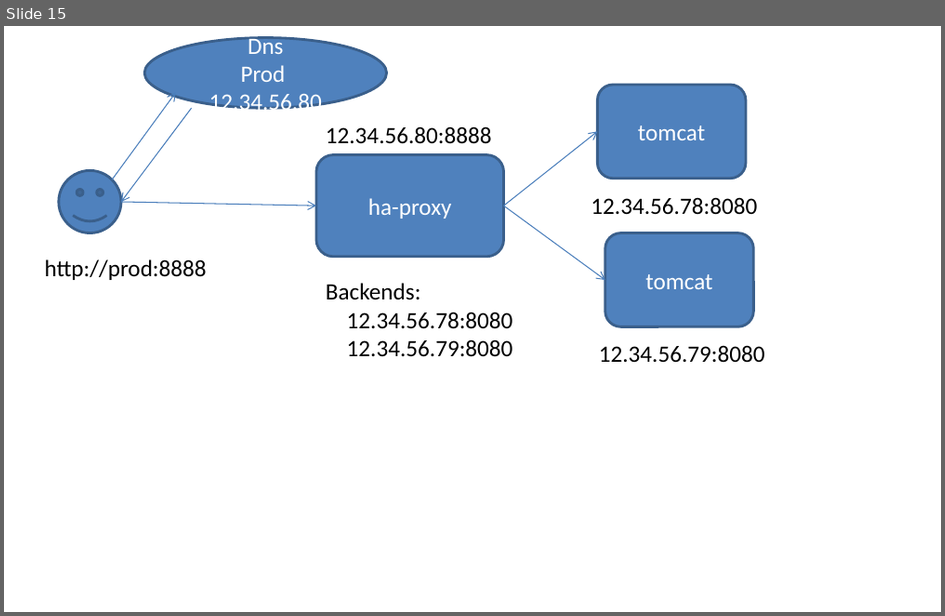
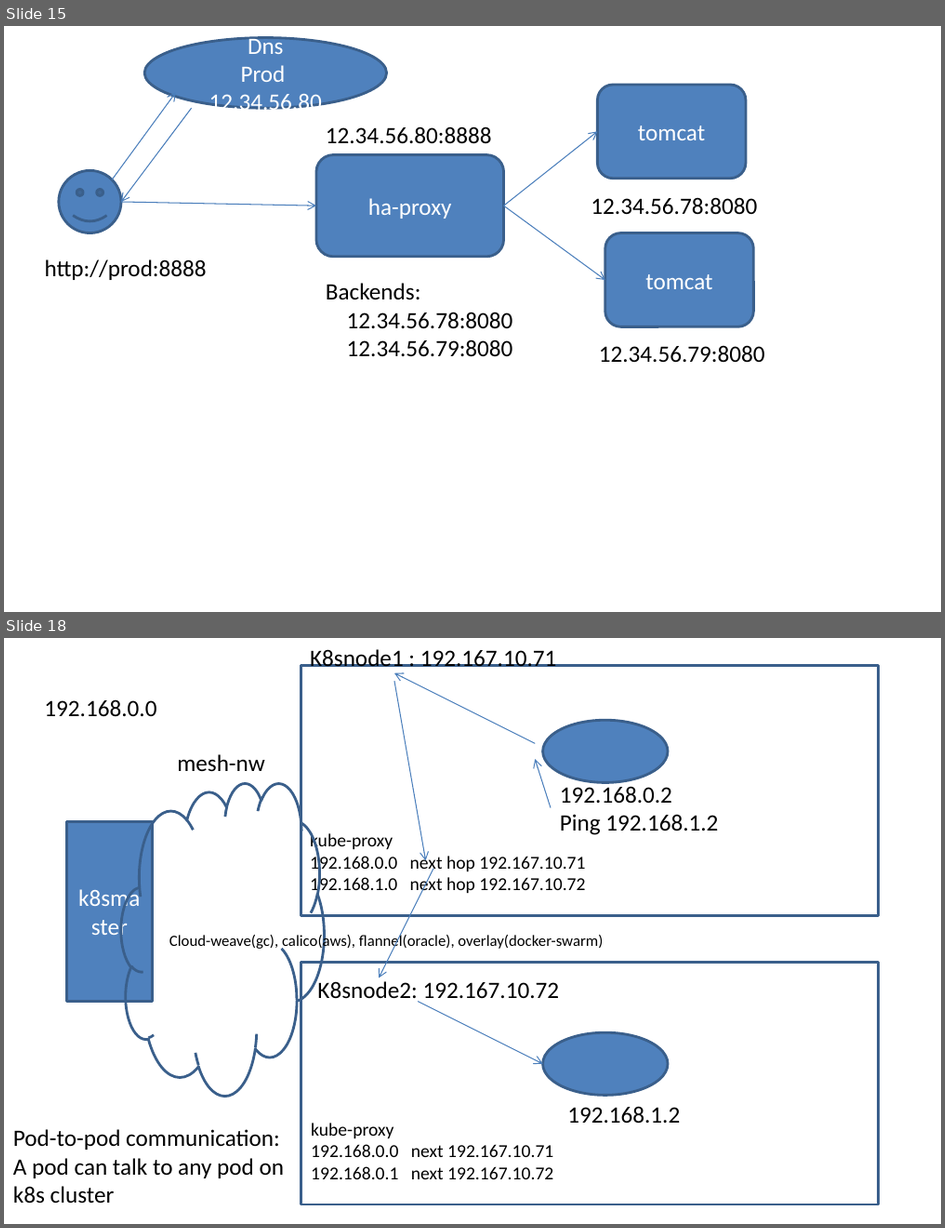
Before and after one commit to AdityaSP/ora-jul15-dock-kube, a slide deck: rough-diag.pptx. Shown one above the other, each under a label of ours: slide 15 before the commit, slides 15 and 18 after it; the slides between them are not shown. The pictures are 945x616 and 945x1228 pixels, drawn with LibreOffice and Linux fonts; fonts in the diff are those of the drawing. Boxes give left, top, right and bottom in pixels: in the first picture for what was removed or moved away, otherwise in the second. Text is boxed around its words. In the diff, an @@ line names an element or a change of style, - is before the commit and + after.

Commit message:
day4 end

```diff
--- a/rough-diag.pptx
+++ b/rough-diag.pptx
@@ slide 18 added at (4,638,941,1224), background #FFFFFF @@
@@ rectangle added at (302,665,879,915), outline #3A5F8C 2 pt @@
@@ text added at (310,649,557,667), 18 pt, text #000000 @@
+K8snode1 : 192.167.10.71
@@ arrow added from (536, 743) to (395, 673), #4B7EBC 0.75 pt @@
@@ arrow added from (395, 681) to (426, 861), #4B7EBC 0.75 pt @@
@@ text added at (44,699,157,716), 18 pt, text #000000 @@
+192.168.0.0
@@ ellipse added at (543,721,668,783), fill #4F81BD, outline #3A5F8C 2 pt @@
@@ text added at (177,754,264,772), 18 pt, text #000000 @@
+mesh-nw
@@ arrow added from (551, 807) to (536, 759), #4B7EBC 0.75 pt @@
@@ cloud added at (121,782,325,1095), outline #3A5F8C 2 pt @@
@@ text added at (560,783,718,835), 18 pt, text #000000 @@
+192.168.0.2
+Ping 192.168.1.2
@@ rectangle added at (67,822,153,1002), fill #4F81BD, outline #3A5F8C 2 pt, 18 pt, text #FFFFFF @@
+k8smaster
@@ text added at (310,831,585,896), 14 pt, text #000000 @@
+kube-proxy
+192.168.0.0 next hop 192.167.10.71
+192.168.1.0 next hop 192.167.10.72
@@ arrow added from (434, 869) to (379, 977), #4B7EBC 0.75 pt @@
@@ text added at (170,933,603,950), 12 pt, text #000000 @@
+Cloud-weave(gc), calico(aws), flannel(oracle), overlay(docker-swarm)
@@ rectangle added at (302,963,879,1204), outline #3A5F8C 2 pt @@
@@ text added at (317,978,560,998), 18 pt, text #000000 @@
+K8snode2: 192.167.10.72
@@ arrow added from (419, 1002) to (543, 1064), #4B7EBC 0.75 pt @@
@@ ellipse added at (543,1032,668,1096), fill #4F81BD, outline #3A5F8C 2 pt @@
@@ text added at (568,1106,680,1123), 18 pt, text #000000 @@
+192.168.1.2
@@ text added at (13,1129,285,1203), 18 pt, text #000000 @@
+Pod-to-pod communication:
+A pod can talk to any pod on k8s cluster
@@ text added at (311,1123,554,1179), 14 pt, text #000000 @@
+kube-proxy
+192.168.0.0 next 192.167.10.71
+192.168.0.1 next 192.167.10.72
```
Also in this commit, not shown: 3 other slides added.
